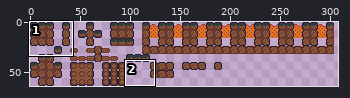
Two states of a sprite sheet, tileset.png. The picture above shows the old version from afar; the outline marks the close-up.
Close-up. Old version:
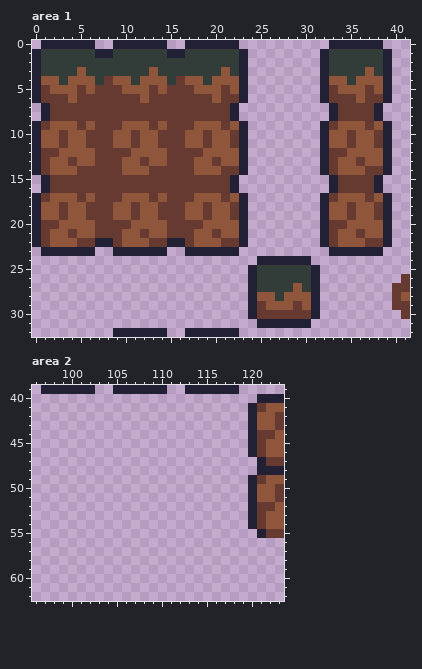
The file is 400x64 pixels. Shown: area 1: x 0..41, y 0..32; area 2: x 96..123, y 39..62. The wide view leaves out empty margins.
Now the later version:
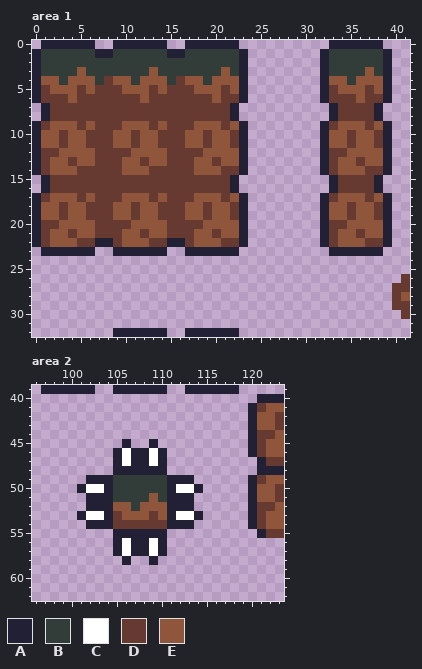
Palette (. is transparent): A #222034  B #323c39  C #ffffff  D #663931  E #8f563b
Diff:
Area 1:
Colour A is gone in row 24 at x 25 to 30; in rows 25 to 30 at x 24 and 31; in row 31 at x 25 to 30.
Colour B is gone in rows 25 to 26 at x 25 to 30; in row 27 at x 25 to 28 and 30; in row 28 at x 27.
Colour D is gone in row 29 at x 25 and 29; in row 30 at x 25 to 30.
Colour E is gone in row 27 at x 29; in row 28 at x 25 to 26 and 28 to 30; in row 29 at x 26 to 28 and 30.
Area 2:
Colour A now appears in row 45 at x 106 and 109; in rows 46 to 47 at x 105, 107 to 108 and 110; in row 48 at x 105 to 110; in row 49 at x 102 to 104 and 111 to 113; in row 50 at x 101, 104, 111 and 114; in rows 51 to 52 at x 102 to 104 and 111 to 113.
Colour A now appears in row 53 at x 101, 104, 111 and 114; in row 54 at x 102 to 104 and 111 to 113; in row 55 at x 105 to 110; in rows 56 to 57 at x 105, 107 to 108 and 110; in row 58 at x 106 and 109.
Colour B now appears in rows 49 to 50 at x 105 to 110; in row 51 at x 105 to 108 and 110; in row 52 at x 107.
Colour C now appears in rows 46 to 47 at x 106 and 109; in row 50 at x 102 to 103 and 112 to 113; in row 53 at x 102 to 103 and 112 to 113; in rows 56 to 57 at x 106 and 109.
Colour D now appears in row 53 at x 105 and 109; in row 54 at x 105 to 110.
Colour E now appears in row 51 at x 109; in row 52 at x 105 to 106 and 108 to 110; in row 53 at x 106 to 108 and 110.
